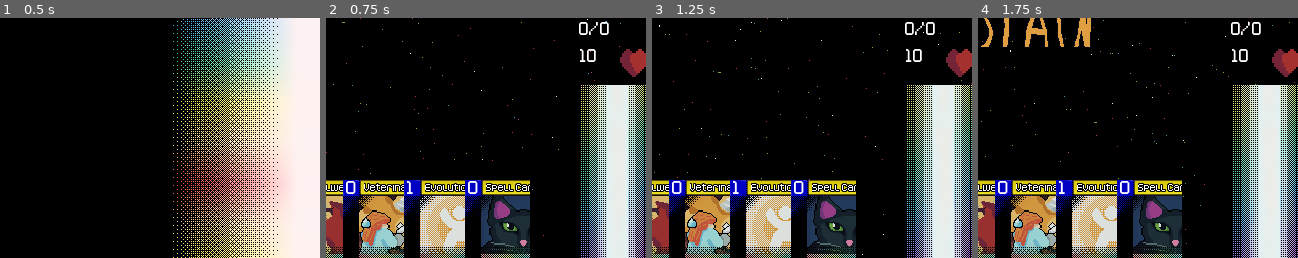
Above: before the commit, frames 1-4 (left to right).
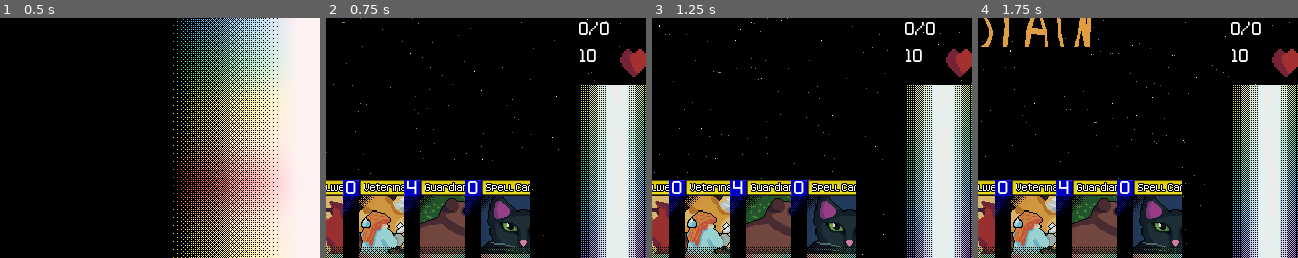
Above: after the commit, the same moments.

Repository: ColbySchexnayder/mana-stream
Game: Godot game, scene res://Scenes/titleScreen.tscn
Same seed, same stepped clock (60 frames per second), same inputs: the game is played once before the commit and once after it.
Inputs:
- Up to frame 1 (0.5 s): no input
- Up to frame 2 (0.75 s): click "New Game?" at 0.5 s
- Up to frame 3 (1.25 s): no input
- Up to frame 4 (1.75 s): click "Pass?" at 1.25 s
The pictures show only the part of the screen within x 45-95%, y 50-100%; the shares and areas given below are measured in that part.

Frame 1 is identical in both runs. In frame 2, 3.5% of the frame differs, in the area x 25-44%, y 67-99%; in frame 3, 3.5%; in frame 4, 3.5%.

Commit message:
Guardian Bear works

Diff:
--- a/Cards/Card.gd
+++ b/Cards/Card.gd
@@ -3,6 +3,11 @@
 var cost := 1
 var health := 0
 var attack := 1
+
+var baseCost := 1
+var baseHealth := 0
+var baseAttack := 1
+
 var cardName := "An Overly Verbose And Realy long Text Name Test Name"
 var cardDescription := "Rerum beatae aliquam perferendis neque. Quaerat et quisquam sint corrupti optio quis. Voluptas et non qui vitae rerum sint qui sunt.
 
@@ -138,6 +143,17 @@
 	card_front.visible = true
 	card_art.visible = true
 
+#	0 player1deck,
+#	1 player1hand,
+#	2 player1summon,
+#	3 player1mana,
+#	4 player2deck,
+#	5 player2hand,
+#	6 player2summon,
+#	7 player2mana
+func use_field(field):
+	pass
+
 func react() -> void:
 	pass
 
@@ -149,6 +165,10 @@
 	name_text.text = cardName
 	description_text.text = cardDescription
 
+	baseAttack = attack
+	baseCost = cost
+	baseHealth = health
+
 	expanded_name.text = cardName
 	expanded_description.text = cardDescription
 	lore_text.text = cardLore
--- a/Cards/CardScripts/guardian_bear.gd
+++ b/Cards/CardScripts/guardian_bear.gd
@@ -11,6 +11,30 @@
 	set_card_info()
 	super._ready()
 
+func _process(_delta: float) -> void:
+	GmManager.emit_signal("_request_field", self)
+	cost_text.text = str(cost)
+
+#	0 player1deck,
+#	1 player1hand,
+#	2 player1summon,
+#	3 player1mana,
+#	4 player2deck,
+#	5 player2hand,
+#	6 player2summon,
+#	7 player2mana
+func use_field(field):
+	var costDiscount := 0
+	var list : Array[Card] = []
+	if cardOwner == 1:
+		list = field[2]
+	else:
+		list = field[6]
+
+	list = list.filter(func(c):return "Creature" in c.tags)
+
+	cost = max(0,baseCost-list.size())
+
 func set_card_info()->void:
 	cardName = tr("GUARDIAN_BEAR_NAME")#"Guardian Bear"
 	tags[1] = tr("GUARDIAN_BEAR_TYPE")#"Familiar"
--- a/Scenes/duel.gd
+++ b/Scenes/duel.gd
@@ -122,7 +122,8 @@
 		draw(2)
 
 	#region Add Test Cards
-	var testSpell1 = Evolution.constructor()
+	var testSpell1 = GuardianBear.constructor()
+	testSpell1.cardOwner = 1
 	testSpell1.currentPosition = Card.position.IN_HAND
 	player1hand.push_front(testSpell1)
 	p_1_hand.add_child(testSpell1)
@@ -179,6 +180,8 @@
 
 	GmManager.connect("_interrupt", interrupt)
 	GmManager.connect("_check_interrupt", check_interrupt)
+
+	GmManager.connect("_request_field", requestField)
 	#endregion
 
 	#Give AI mana for testing
@@ -644,6 +647,17 @@
 	if currentTurn == 2:
 		ai.ai_play()
 
+#	0 player1deck,
+#	1 player1hand,
+#	2 player1summon,
+#	3 player1mana,
+#	4 player2deck,
+#	5 player2hand,
+#	6 player2summon,
+#	7 player2mana
+func requestField(card: Card):
+	card.use_field(field)
+
 #NOTICE: zoneToSearch positions in field to search
 #	0 player1deck,
 #	1 player1hand,
@@ -675,8 +689,8 @@
 			return true
 			)
 
-	for choice in selectionChoices:
-		print(choice.cardName)
+	if selectionChoices.is_empty():
+		return
 
 	var chosenCard : Card
 	if triggerCard.cardOwner == 1:
--- a/Scripts/GMManager.gd
+++ b/Scripts/GMManager.gd
@@ -46,7 +46,7 @@
 signal _interrupt_resolved()
 signal _pass()
 
-signal _request_field(card: Card, zone: int)
+signal _request_field(card: Card)
 signal _request_hand(card: Card)
 
 signal _change_phase()
